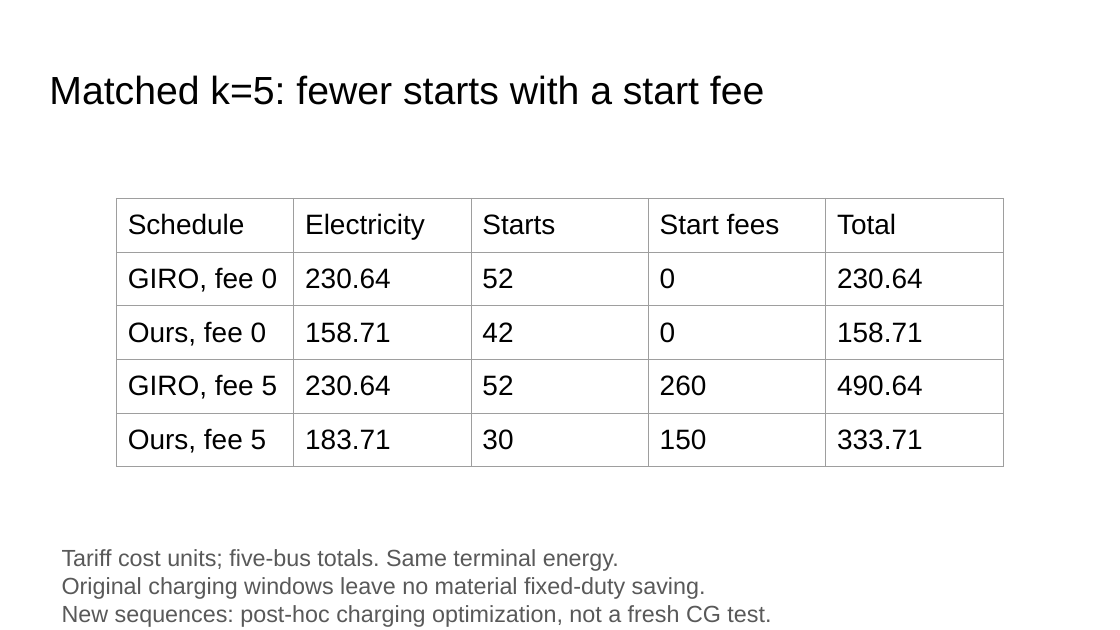
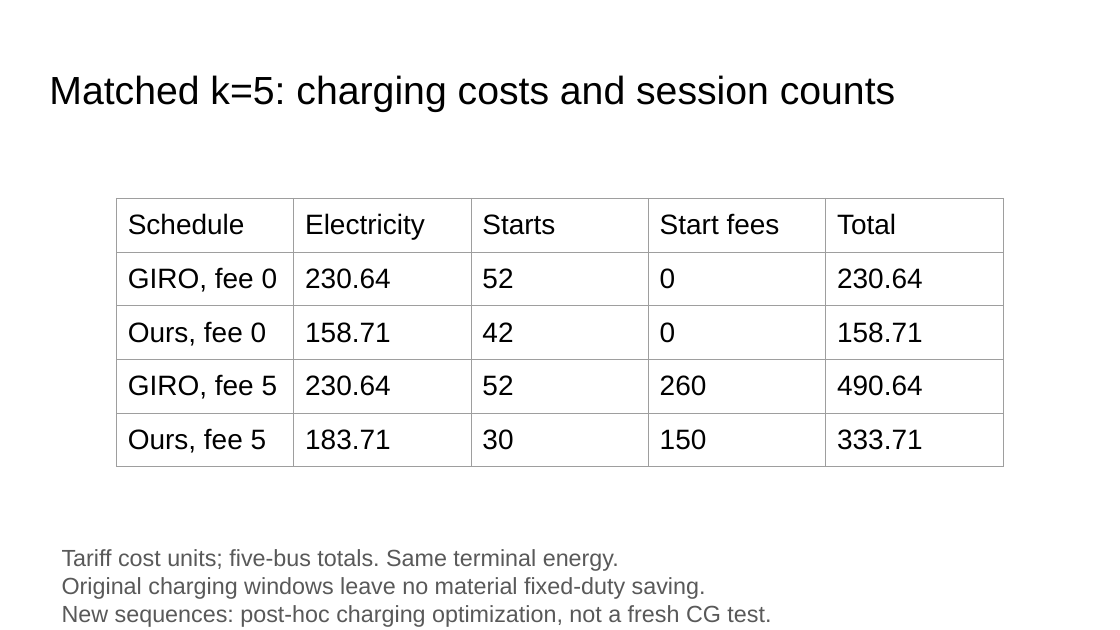
Before and after one commit to ndandnd/EVSP-DR, a slide deck: slide 14 of outputs/week_20260921/slides/weekly_deck.pptx. Drawn at 1120x630 pixels with LibreOffice and Linux fonts; fonts in the diff are those of the drawing. Boxes give left, top, right and bottom in pixels: in the first picture for what was removed or moved away, otherwise in the second. Text is boxed around its words. In the diff, an @@ line names an element or a change of style, - is before the commit and + after.

Commit message:
Clarify charging comparison scope in final weekly artifacts

```diff
--- a/outputs/week_20260921/slides/weekly_deck.pptx
+++ b/outputs/week_20260921/slides/weekly_deck.pptx
@@ title at bbox=[49, 75, 895, 112]: text changed @@
-Matched k=5: fewer starts with a start fee
+Matched k=5: charging costs and session counts
```
Also in this commit, not shown: 1 other slide changed, 11 other files.
